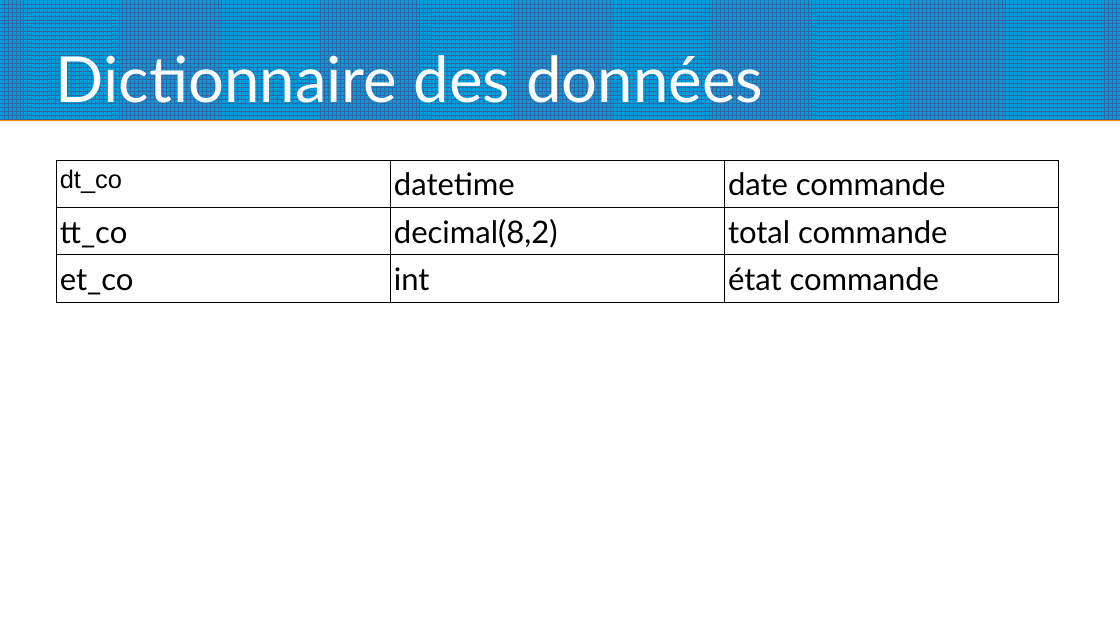
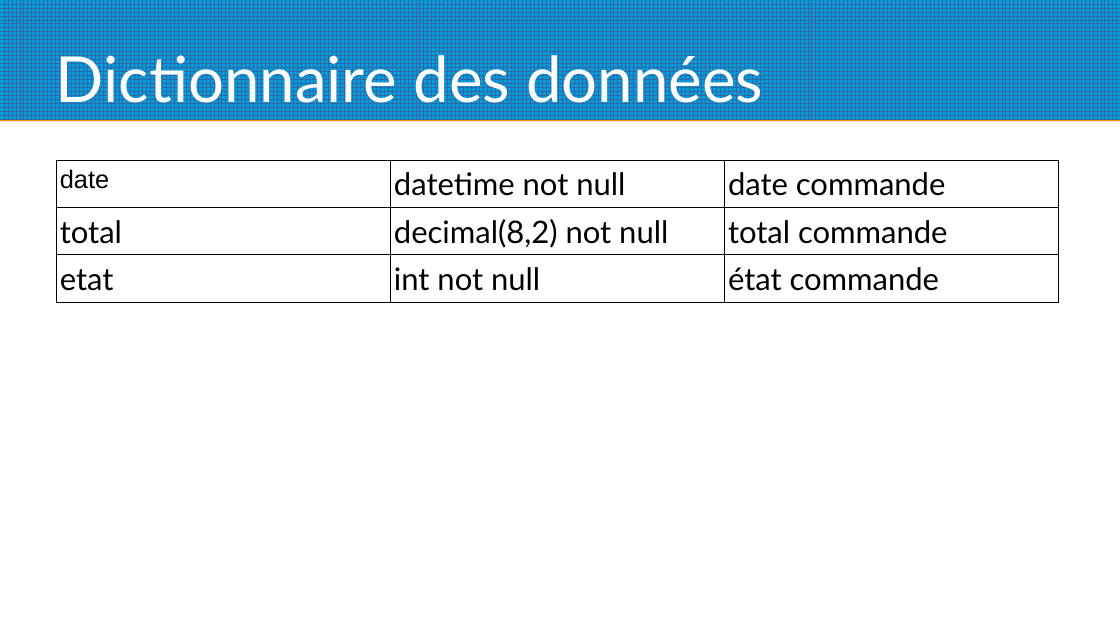
Before and after one commit to gotied/Fil_Rouge, a slide deck: slide 8 of Base_de_donnee/dictionnaire des donnees.odp (slide 9 before the commit). Drawn at 1120x630 pixels with LibreOffice and Linux fonts; fonts in the diff are those of the drawing. Boxes give left, top, right and bottom in pixels: in the first picture for what was removed or moved away, otherwise in the second. Text is boxed around its words. In the diff, an @@ line names an element or a change of style, - is before the commit and + after.

```diff
--- a/Base_de_donnee/dictionnaire des donnees.odp
+++ b/Base_de_donnee/dictionnaire des donnees.odp
@@ table at <box>56,160,1059,295</box> @@
-row 1, column 1: dt_co
+row 1, column 1: date
-row 1, column 2: datetime
+row 1, column 2: datetime not null
-row 2, column 1: tt_co
+row 2, column 1: total
-row 2, column 2: decimal(8,2)
+row 2, column 2: decimal(8,2) not null
-row 3, column 1: et_co
+row 3, column 1: etat
-row 3, column 2: int
+row 3, column 2: int not null
```
Also in this commit, not shown: 7 other slides changed, 1 slide added, 2 slides removed, 1 other file.
